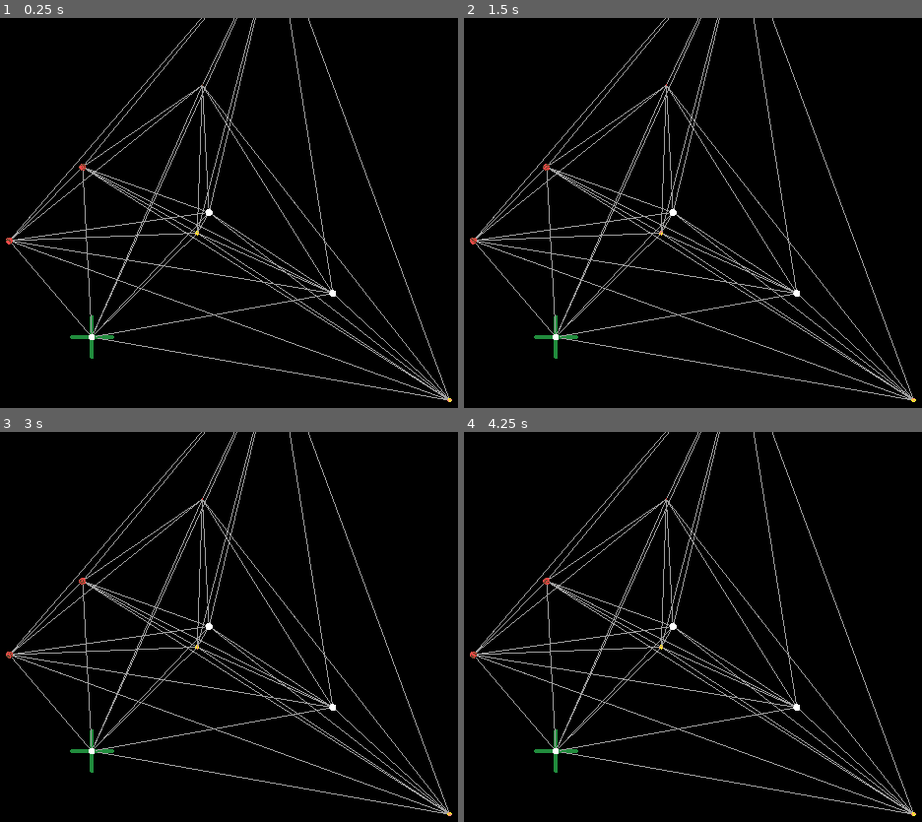
Above: before the commit, frames 1-4 (two rows, left to right).
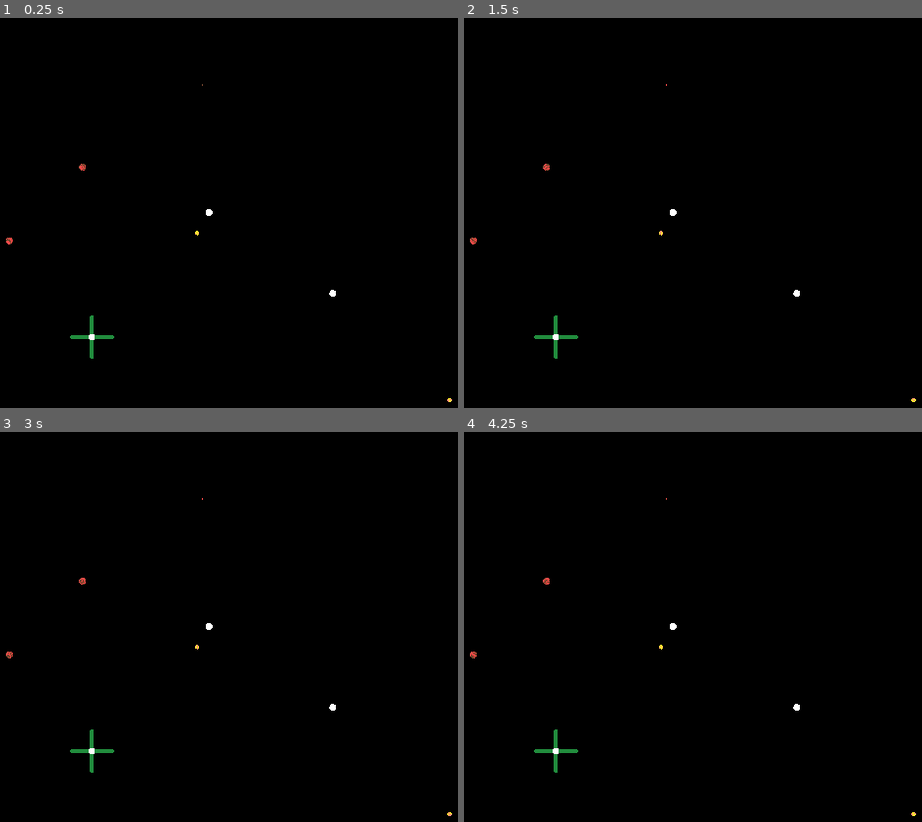
Above: after the commit, the same moments.

Repository: NoahMSchool/SpaceStrategyGame
Game: Godot game, scene res://Galaxy/galaxy.tscn
Two runs of this game, one before a commit and one after it. Both use one fixed random seed, a clock stepped at 60 frames per second and the inputs below.
Inputs (mouse positions are in pixels of both pictures, inside the frame that each line leads up to):
- Up to frame 1 (0.25 s): no input
- Up to frame 2 (1.5 s): tap Enter at 0.5 s; move the mouse to (812, 216) at 0.52 s; tap A (a) at 0.6 s; tap M (m) at 0.8, 1.35 s; tap Space at 1.25 s; move the mouse to (482, 259) at 1.27 s
- Up to frame 3 (3 s): tap R (r) at 1.55, 2.1 s; tap Enter at 2 s; move the mouse to (256, 556) at 2.02 s; tap S (s) at 2.3, 2.85 s; tap Space at 2.75 s; move the mouse to (137, 740) at 2.77 s
- Up to frame 4 (4.25 s): tap T (t) at 3.05, 3.6 s; tap Enter at 3.5 s; move the mouse to (876, 720) at 3.52 s; tap X (x) at 3.8 s

The runs differ from the first frame. In frame 1, 3.8% of the frame differs, in the area x 2-99%, y 0-98%; in frame 2, 3.8%; in frame 3, 3.8%; in frame 4, 3.8%.
Error before the commit: Invalid access to property or key 'team' on a base object of type 'Node3D (SolarSystem)'. (res://StarAStar.gd:12)

Commit message:
Added Teams class and got indicator under system to match team

Diff:
--- a/Galaxy/galaxy_generator.gd
+++ b/Galaxy/galaxy_generator.gd
@@ -23,9 +23,10 @@
 			$TargetIndicator.position = target_system.position
 			$TargetIndicator.visible = true
 
+#var current_team : Team = null
 var systems : Array[SolarSystem] = []
 var root_system : SolarSystem
-var algo := StarAStar3D.new()
+var algo : StarAStar3D
 
 func _ready() -> void:
 	#get positions
@@ -104,7 +105,6 @@
 func make_astar_algorithm(max_distance):
 	var new_algo := StarAStar3D.new()
 	#print("Generating with max ", max_distance, " and systems ", systems.size())
-
 	if !systems.size():
 		return new_algo
 
@@ -113,8 +113,6 @@
 	for sys in systems:
 		var id = sys.get_instance_id()
 		new_algo.add_point(id, sys.position)
-
-	Draw3D.delete_planet_lines()
 	for sys1 in systems:
 		for sys2 in systems:
 			if sys1 != sys2:
--- a/Galaxy/space_info.gd
+++ b/Galaxy/space_info.gd
@@ -14,21 +14,35 @@
 const PLANET_SEPARATION_RANGE = [0.1, 0.75]
 const PLANET_SIZE_RANGE = [0.05,0.25]
 
-const PLANET_COLORS: Array[Color] = [
-	Color("#ff0033"), # 0: Plasma Red (Volcanic/Aggressive)
-	Color("#ff5e00"), # 1: Solar Orange (Lava/Star Surface)
-	Color("#ffd000"), # 2: Star Yellow (High Energy/Core)
-	Color("#2bff00"), # 3: Nuclear Green (Toxic/Radioactive)
-	Color("#00ff95"), # 4: Alien Teal (Exotic Atmosphere)
-	Color("#00f2ff"), # 5: Cryo Cyan (Ice/Electric)
-	Color("#0066ff"), # 6: Deep Blue (Oceanic/Cobalt)
-	Color("#7a00ff"), # 7: Void Purple (Nebula/Mystic)
-	Color("#ff00ff"), # 8: Cyber Magenta (Synthetic/Psionic)
-	Color("#ff0066"), # 9: Nebula Pink (Gaseous/Hot)
-	Color("#e0faff"), # 10: Supernova White (Pulsar/Cold Star)
-	Color("#ffaa00"),  # 11: Amber Gold (Ancient/Desert)
 
+const PLANET_COLORS = [ #source : Coolors
+	#candy pop
+	Color("#9b5de5"),
+	Color("#f15bb5"),
+	#Color("#fee440"),
+	Color("#00bbf9"),
+	#Color("#00f5d4"),
+	#Mystic FireFly Glow
+	Color("#58355e"),
+	#Color("#e03616"),
+	#Color("#fff689"),
+	Color("#cfffb0"),
+	Color("#5998c5"),
+	#Sunset Ocean Orchid
+	#Color("#ff595e"),
+	#Color("#ff924c"),
+	#Color("#ffca3a"),
+	Color("#8ac926"),
+	Color("#1982c4"),
+	Color("#6a4c93")
+]
+
+static var teams = [
+	Team.new(0, "PurplePinkPeople", Color(0.666, 0.515, 0.743, 1.0)),
+	Team.new(0, "PurplePinkPeople", Color(9.666, 0.115, 0.743, 1.0)),
+	Team.new(0, "PurplePinkPeople", Color(0.166, 0.115, 0.943, 1.0)),
 
 ]
+
 #transport ship at time of writing around 0.25 radius
 const ship_transmission_zone_radius = 0.3
--- /dev/null
+++ b/OtherMaterials/general_non_reflective_material.tres
@@ -0,0 +1,5 @@
+[gd_resource type="StandardMaterial3D" format=3 uid="uid://cq6eyojy1lnw8"]
+
+[resource]
+shading_mode = 0
+albedo_color = Color(1, 1, 1, 0.78431374)
--- a/SolarSystem/solar_system.gd
+++ b/SolarSystem/solar_system.gd
@@ -1,23 +1,31 @@
 extends Node3D
 class_name SolarSystem
 
-enum TEAM {NEUTRAL, RED, BLUE, GREEN}
-
-var team_ownership = TEAM.NEUTRAL:
+
+var team_ownership: Team  = null:
 	set(value):
-		team_ownership = value
-		match value:
-			TEAM.NEUTRAL:
-				visual_indicator.visible = false
-			TEAM.BLUE:
-				visual_indicator.visible = true
-				visual_indicator.set_surface_override_material(0,BLUE_MATERIAL)
-			TEAM.RED:
-				visual_indicator.visible = true
-				visual_indicator.set_surface_override_material(0,RED_MATERIAL)
-			TEAM.GREEN:
-				visual_indicator.visible = true
-				visual_indicator.set_surface_override_material(0,GREEN_MATERIAL)
+		if value:
+			team_ownership = value
+			visual_indicator.visible = true
+			visual_indicator.set_surface_override_material(0, team_ownership.team_mat)
+		else:
+			visual_indicator.visible = false
+#TEAM.NEUTRAL:
+	#set(value):
+		#team_ownership = value
+		#match value:
+			#TEAM.NEUTRAL:
+				#visual_indicator.visible = false
+			#TEAM.BLUE:
+				#visual_indicator.visible = true
+				#visual_indicator.set_surface_override_material(0,BLUE_MATERIAL)
+			#TEAM.RED:
+				#visual_indicator.visible = true
+				#visual_indicator.set_surface_override_material(0,RED_MATERIAL)
+			#TEAM.GREEN:
+				#visual_indicator.visible = true
+				#visual_indicator.set_surface_override_material(0,GREEN_MATERIAL)
+
 
 const BLUE_MATERIAL = preload("res://OtherMaterials/blue_material.tres")
 const GREEN_MATERIAL = preload("res://OtherMaterials/green_material.tres")
@@ -94,6 +102,13 @@
 		selected.emit(self)
 		print("selected")
 
+var team_num = 0:
+	set(value):
+		team_num = value%(SpaceInfo.teams.size()+1)
+		if team_num == 0:
+			team_ownership = null
+		else:
+			team_ownership = SpaceInfo.teams[team_num-1]
 
 func _input(event: InputEvent) -> void:
 	if system_active && Input.is_action_just_pressed("r"):
@@ -109,8 +124,8 @@
 		$SupplyTimer.paused = !$SupplyTimer.paused
 
 	if Input.is_action_just_pressed("z") and system_active:
-		team_ownership = (team_ownership+1)%4 #hardcoded possibilities
-
+		#team_ownership = SpaceInfo.teams[0]
+		team_num += 1
 	if Input.is_action_just_pressed("x") and system_active:
 		path_globally_blocked = not path_globally_blocked
 
@@ -317,6 +332,7 @@
 	else:
 		add_ship_to_system_orbit(ship)
 		#print("at final")
+
 func connect_ship_target_reached_to_accept(ship):
 	ship.target_reached.connect(accept_ship)
 
--- a/StarAStar.gd
+++ b/StarAStar.gd
@@ -2,14 +2,16 @@
 extends AStar3D
 
 @export var max_distance = 25
-@export var team = 1
+@export var team_id = 0
 
 func is_filtered(from_id: int, neighbor_id: int):
 	if is_point_disabled(from_id) or is_point_disabled(neighbor_id):
 		return true
 	var from_star = instance_from_id(from_id)
 	var to_star = instance_from_id(neighbor_id)
-	if from_star.team != team and to_star.team != team:
+	if not (from_star.team_ownership or to_star.team_ownership):
+		return true
+	if from_star.team_ownership.team_id != team_id and to_star.team_ownership.id != team_id:
 		return true
 
 	var distance = from_star.global_position.distance_to(to_star.global_position)
--- a/team.gd
+++ b/team.gd
@@ -1,8 +1,20 @@
 extends Resource
-class_name team
+class_name Team
 
+const GENERAL_NON_REFLECTIVE_MATERIAL = preload("uid://cq6eyojy1lnw8")
 
+var team_id : int
+var team_name : String
+var team_color : Color
 var team_mat : Material
+
+var start_system : SolarSystem
+var controlled_systems = [SolarSystem]
 var algorithm : StarAStar3D
 
-#func _init() -> void:
+func _init(_team_id, _team_name: String, _team_color : Color) -> void:
+	team_id = _team_id
+	team_name = _team_name
+	team_color = _team_color
+	team_mat = GENERAL_NON_REFLECTIVE_MATERIAL.duplicate()
+	team_mat.albedo_color = team_color
Not shown, changed: plan.txt
